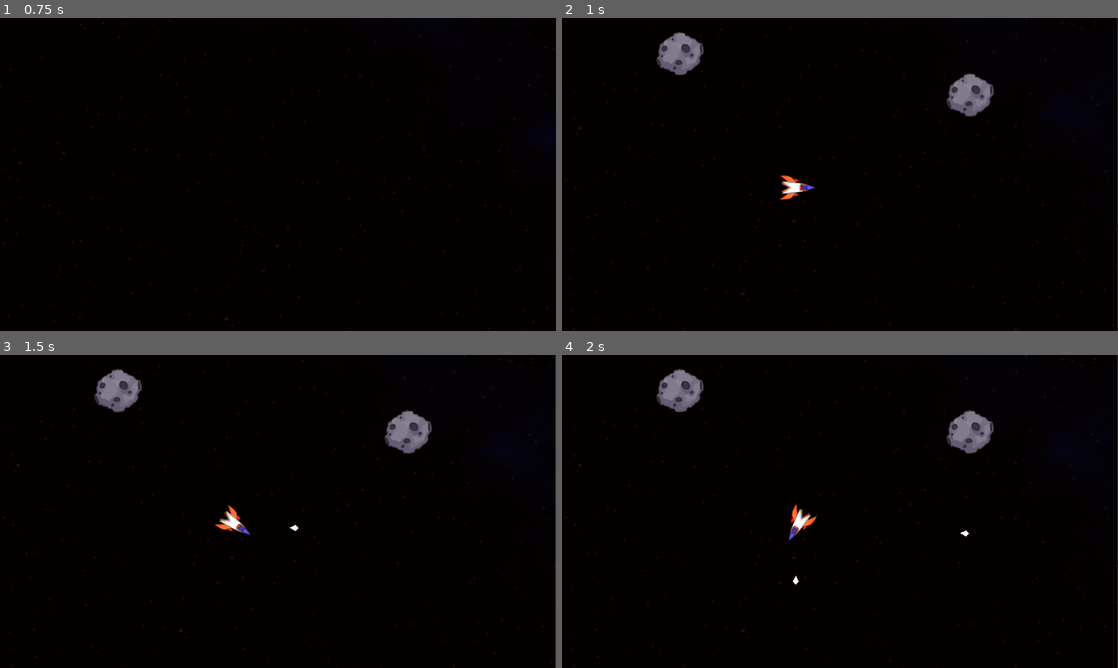
Above: before the commit, frames 1-4 (two rows, left to right).
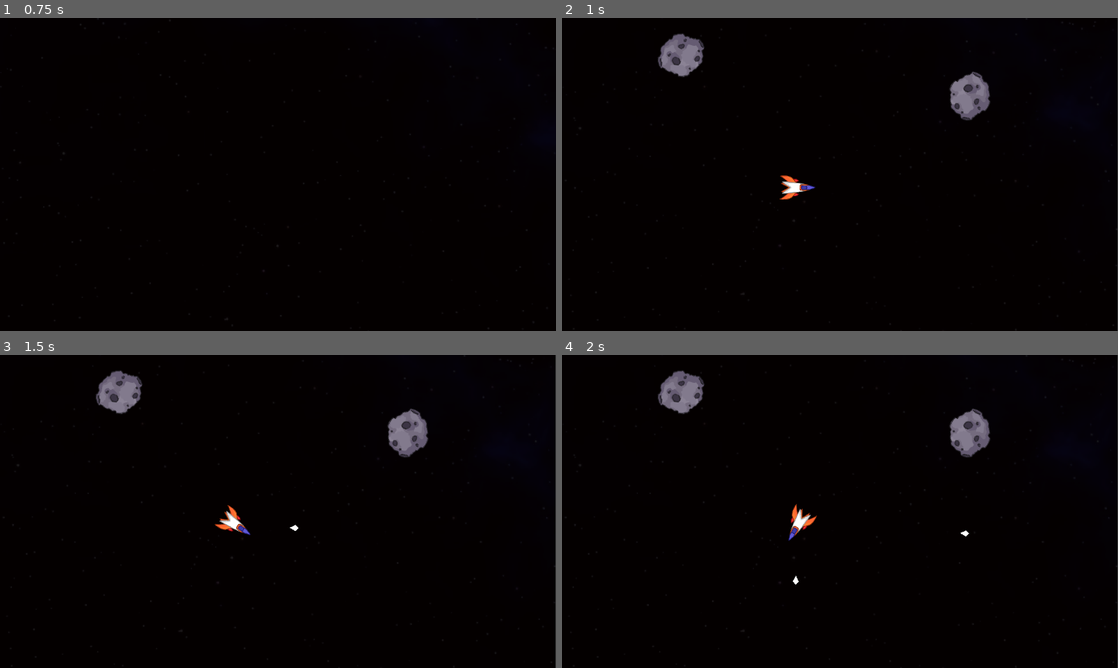
Above: after the commit, the same moments.

Repository: byKrem/ship-asteroids-space
Game: Godot game, scene res://Scenes/UI/main_menu.tscn
The game is run twice, just before and just after one commit, with the same random seed, the same clock (stepped at 60 frames per second) and the same inputs.
Inputs:
- Up to frame 1 (0.75 s): click "Start" at 0.5 s
- Up to frame 2 (1 s): no input
- Up to frame 3 (1.5 s): tap Enter at 1.25 s; hold D (rotate_right) from 1.28 s (still down); hold Space (shoot) from 1.28 s (still down)
- Up to frame 4 (2 s): keep holding D (rotate_right); keep holding Space (shoot)

Frame 1 is identical in both runs. In frame 2, 1.0% of the frame differs, in the area x 17-78%, y 4-33%; in frame 3, 1.0%; in frame 4, 1.0%.

Commit message:
Changed mobs spawn position calculation.
Now it uses polar coordinate system to prevent spawning objects near player.

Diff:
--- a/Scenes/Components/mob_spawner.gd
+++ /dev/null
@@ -1,32 +0,0 @@
-extends Node
-
-@export var mobs : Array[PackedScene]
-@export var coins : int = 3
-
-func rnd_spawn() -> void:
-	var camera = get_viewport().get_camera_2d()
-	var camera_rect = camera.get_viewport_rect()
-	var spawn_area = Rect2(camera.global_position - camera_rect.size/2, camera_rect.size)
-
-	for n in range(coins):
-		var index = randi_range(0, mobs.size() - 1)
-		var mob : CharacterBody2D = mobs[index].instantiate()
-
-		mob.global_position = Vector2(
-			randf_range(spawn_area.position.x,spawn_area.end.x),
-			randf_range(spawn_area.position.y,spawn_area.end.y))
-
-		# TODO: Works only for Asteroids. Need to be fixed for UFO's
-		# Maybe create class mob with declared move_direction variable
-		mob.rotation = randf_range(0, 2 * PI)
-
-		mob.velocity = Vector2(cos(mob.rotation),sin(mob.rotation)) * 50
-
-		add_child.call_deferred(mob)
-
-	coins = coins * 1.5
-
-# If there is NO any child nodes then we need to spawn new mobs
-func _on_child_exiting_tree(node: Node) -> void:
-	if get_child_count() - 1 == 0:
-		rnd_spawn()
--- a/Scenes/GameObjects/Entities/Asteroids/asteroid.gd
+++ b/Scenes/GameObjects/Entities/Asteroids/asteroid.gd
@@ -12,6 +12,7 @@
 	var camere = get_viewport().get_camera_2d()
 	var camera_rect = camere.get_viewport_rect()
 	viewport_rect = Rect2(camere.global_position - camera_rect.size/2, camera_rect.size)
+	rotation = randf_range(0,TAU)
 
 	half_sprite_width = $Sprite2D.texture.get_width() * $Sprite2D.scale.x / 2
 	half_sprite_height = $Sprite2D.texture.get_height() * $Sprite2D.scale.y / 2
--- a/Scenes/GameObjects/Entities/Asteroids/asteroid_large.tscn
+++ b/Scenes/GameObjects/Entities/Asteroids/asteroid_large.tscn
@@ -28,7 +28,6 @@
 
 [node name="HealthComponent" parent="." node_paths=PackedStringArray("hurtbox") instance=ExtResource("1_rvlwq")]
 hurtbox = NodePath("../HurtboxComponent")
-health = 2
 
 [node name="HurtboxComponent" parent="." instance=ExtResource("2_bi0dy")]
 collision_layer = 2
--- a/Scenes/GameObjects/Entities/Asteroids/asteroid_medium.tscn
+++ b/Scenes/GameObjects/Entities/Asteroids/asteroid_medium.tscn
@@ -24,7 +24,6 @@
 
 [node name="HealthComponent" parent="." node_paths=PackedStringArray("hurtbox") instance=ExtResource("2_8ric3")]
 hurtbox = NodePath("../HurtboxComponent")
-health = 2
 
 [node name="HurtboxComponent" parent="." instance=ExtResource("3_yt462")]
 collision_layer = 2
--- a/Scenes/bullet.tscn
+++ b/Scenes/GameObjects/Entities/bullet.tscn
@@ -1,6 +1,6 @@
 [gd_scene load_steps=6 format=3 uid="uid://drgys2ci4prqg"]
 
-[ext_resource type="Script" uid="uid://koklaa2x620a" path="res://Scenes/bullet.gd" id="1_oduel"]
+[ext_resource type="Script" uid="uid://koklaa2x620a" path="res://Scenes/GameObjects/Entities/bullet.gd" id="1_oduel"]
 [ext_resource type="Texture2D" uid="uid://bnqrk88kr5dsn" path="res://Assets/white.png" id="1_xjght"]
 [ext_resource type="PackedScene" uid="uid://bu2fsgmcsmxv" path="res://Scenes/Components/hitbox_component.tscn" id="3_ycag2"]
 
--- a/Scenes/player.gd
+++ b/Scenes/GameObjects/Entities/player.gd
@@ -3,7 +3,7 @@
 const SPEED = 10.0
 const ANGLE = 0.05
 
-const BULLET : PackedScene = preload("res://Scenes/bullet.tscn")
+@export var BULLET : PackedScene
 
 var viewport_rect: Rect2
 var half_sprite_width: float
--- a/Scenes/player.tscn
+++ b/Scenes/GameObjects/Entities/player.tscn
@@ -1,6 +1,7 @@
-[gd_scene load_steps=6 format=3 uid="uid://lcrvvpws5lcs"]
+[gd_scene load_steps=7 format=3 uid="uid://lcrvvpws5lcs"]
 
-[ext_resource type="Script" uid="uid://c8nltbw4tc76j" path="res://Scenes/player.gd" id="1_cvnsp"]
+[ext_resource type="Script" uid="uid://c8nltbw4tc76j" path="res://Scenes/GameObjects/Entities/player.gd" id="1_cvnsp"]
+[ext_resource type="PackedScene" uid="uid://drgys2ci4prqg" path="res://Scenes/GameObjects/Entities/bullet.tscn" id="2_c6t2i"]
 [ext_resource type="Texture2D" uid="uid://cbpjnuvw1da8s" path="res://Assets/ship_sheet.png" id="2_vgqql"]
 [ext_resource type="PackedScene" uid="uid://dojnc2qn1a1a0" path="res://Scenes/Components/health_component.tscn" id="3_vgqql"]
 [ext_resource type="PackedScene" uid="uid://c1sdsbfvnv0xh" path="res://Scenes/Components/hurtbox_component.tscn" id="4_fkybt"]
@@ -11,6 +12,7 @@
 
 [node name="Player" type="CharacterBody2D"]
 script = ExtResource("1_cvnsp")
+BULLET = ExtResource("2_c6t2i")
 
 [node name="Sprite2D" type="Sprite2D" parent="."]
 rotation = 1.5708
--- a/Scenes/game.tscn
+++ b/Scenes/game.tscn
@@ -1,9 +1,10 @@
-[gd_scene load_steps=5 format=3 uid="uid://dl2wng2gg8706"]
+[gd_scene load_steps=6 format=3 uid="uid://dl2wng2gg8706"]
 
-[ext_resource type="PackedScene" uid="uid://lcrvvpws5lcs" path="res://Scenes/player.tscn" id="1_ebmjs"]
+[ext_resource type="PackedScene" uid="uid://lcrvvpws5lcs" path="res://Scenes/GameObjects/Entities/player.tscn" id="1_ebmjs"]
 [ext_resource type="Texture2D" uid="uid://ckq2kprnyt4yj" path="res://Assets/background.png" id="1_qxrlw"]
-[ext_resource type="PackedScene" uid="uid://ohuxoh5m5vrn" path="res://Scenes/Components/mob_spawner.tscn" id="3_3dryh"]
+[ext_resource type="PackedScene" uid="uid://ohuxoh5m5vrn" path="res://Scenes/mob_spawner.tscn" id="3_3dryh"]
 [ext_resource type="PackedScene" uid="uid://djvdgwrjgpcsx" path="res://Scenes/GameObjects/Entities/Asteroids/asteroid_large.tscn" id="4_3dryh"]
+[ext_resource type="PackedScene" uid="uid://cmr3dmke2s8qb" path="res://Scenes/GameObjects/Entities/Asteroids/asteroid_medium.tscn" id="5_wowpa"]
 
 [node name="Game" type="Node2D"]
 
@@ -19,7 +20,9 @@
 scale = Vector2(0.75, 0.75)
 
 [node name="MobSpawner" parent="." instance=ExtResource("3_3dryh")]
-mobs = Array[PackedScene]([ExtResource("4_3dryh")])
+mobs = Array[PackedScene]([ExtResource("4_3dryh"), ExtResource("5_wowpa")])
+base_coins = 6
+maximum_objects = 15
 
 [node name="Asteroid" parent="MobSpawner" instance=ExtResource("4_3dryh")]
 position = Vector2(301, -181)
--- /dev/null
+++ b/Scenes/mob_spawner.gd
@@ -0,0 +1,37 @@
+extends Node
+
+@export var mobs : Array[PackedScene]
+@export var base_coins : int = 3
+@export var maximum_objects : int = 6
+
+@onready var coins : int = base_coins
+@onready var camera = get_viewport().get_camera_2d()
+@onready var camera_rect = camera.get_viewport_rect()
+@onready var spawn_area = Rect2(camera.global_position - camera_rect.size/2, camera_rect.size)
+
+func rnd_spawn() -> void:
+	var spawn_count : int = clamp(coins,0,maximum_objects-get_child_count())
+	coins -= spawn_count
+
+	for n in range(spawn_count):
+		var index = randi_range(0, mobs.size() - 1)
+		var mob : CharacterBody2D = mobs[index].instantiate()
+
+		var angle = randf_range(0, TAU)
+		var distance = randi_range(200,1000) # MinDistance and MaxDistance
+
+		mob.global_position = $"../Player".global_position + Vector2(cos(angle), sin(angle)) * distance
+
+		mob.velocity = Vector2(cos(angle),sin(angle)) * 50
+
+		add_child.call_deferred(mob)
+
+# If there is NO any child nodes then we need to spawn new mobs
+func _on_child_exiting_tree(node: Node) -> void:
+	if coins != 0 and get_child_count() < maximum_objects:
+		rnd_spawn()
+
+	if get_child_count() - 1 == 0:
+		base_coins = base_coins * 1.5
+		coins = base_coins
+		rnd_spawn()
--- a/Scenes/Components/mob_spawner.tscn
+++ b/Scenes/mob_spawner.tscn
@@ -1,6 +1,6 @@
 [gd_scene load_steps=2 format=3 uid="uid://ohuxoh5m5vrn"]
 
-[ext_resource type="Script" uid="uid://b3oc645ngib6a" path="res://Scenes/Components/mob_spawner.gd" id="1_ni64c"]
+[ext_resource type="Script" uid="uid://b3oc645ngib6a" path="res://Scenes/mob_spawner.gd" id="1_ni64c"]
 
 [node name="MobSpawner" type="Node"]
 script = ExtResource("1_ni64c")
Renamed: Scenes/bullet.gd -> Scenes/GameObjects/Entities/bullet.gd
Renamed: Scenes/bullet.gd.uid -> Scenes/GameObjects/Entities/bullet.gd.uid
Renamed: Scenes/player.gd.uid -> Scenes/GameObjects/Entities/player.gd.uid
Renamed: Scenes/Components/mob_spawner.gd.uid -> Scenes/mob_spawner.gd.uid
